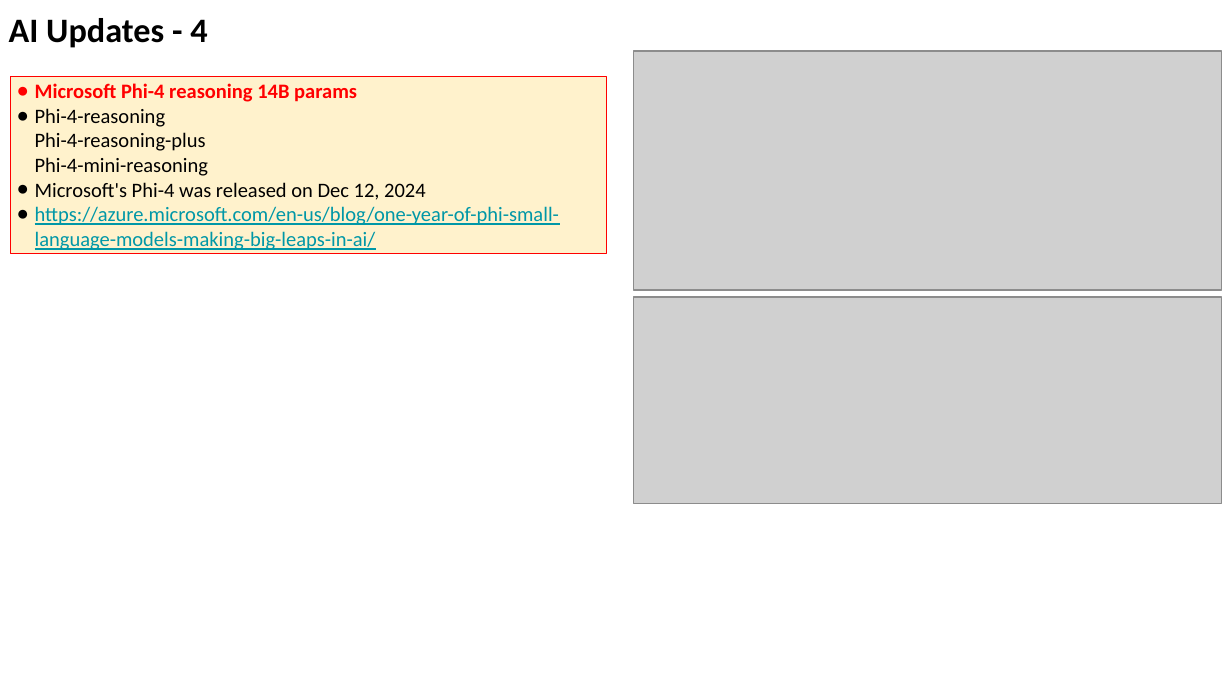
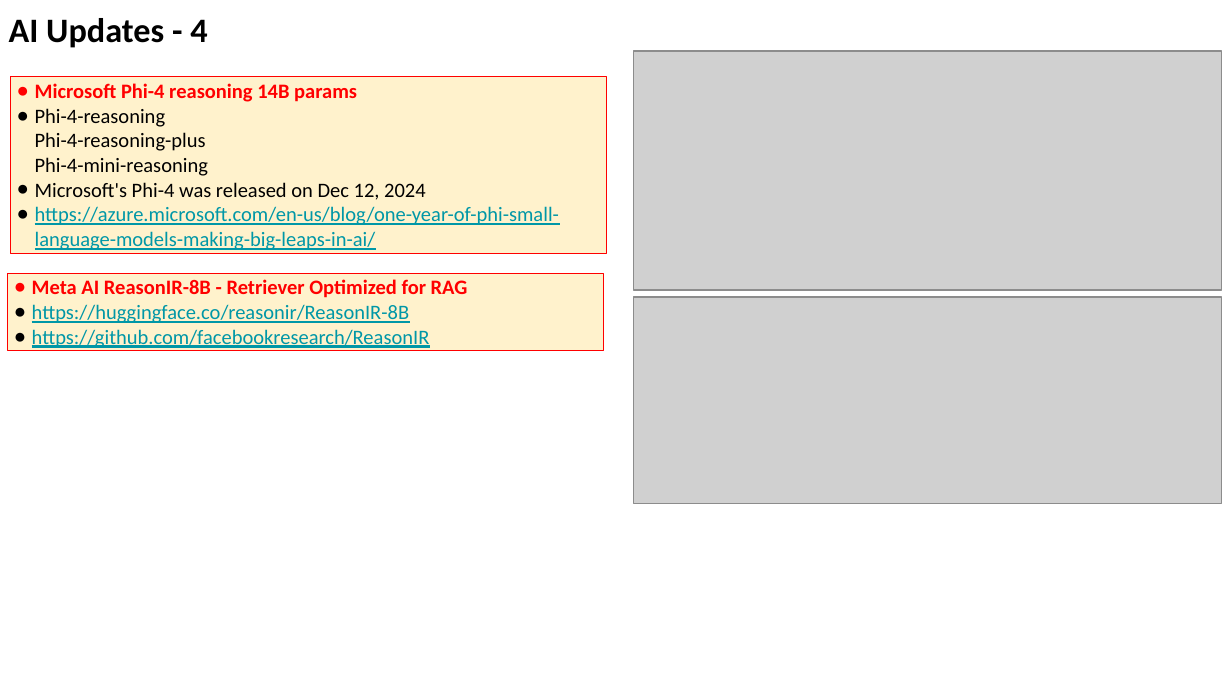
Before and after one commit to lselector/seminar, a slide deck: slide 16 of 2025/2025-05-02-AI-Updates.pptx. Drawn at 1232x693 pixels with LibreOffice and Linux fonts; fonts in the diff are those of the drawing; grey boxes stand for pictures. Boxes give left, top, right and bottom in pixels: in the first picture for what was removed or moved away, otherwise in the second. Text is boxed around its words. In the diff, an @@ line names an element or a change of style, - is before the commit and + after.

```diff
--- a/2025/2025-05-02-AI-Updates.pptx
+++ b/2025/2025-05-02-AI-Updates.pptx
@@ rectangle added at <box>7,274,604,351</box>, fill #FFF2CC, outline #FF0000 0.75 pt, 12 pt, text #0097A7, underline @@
+● Meta AI ReasonIR-8B - Retriever Optimized for RAG
+● https://huggingface.co/reasonir/ReasonIR-8B
+● https://github.com/facebookresearch/ReasonIR
```
Also in this commit, not shown: 2 other slides changed.
